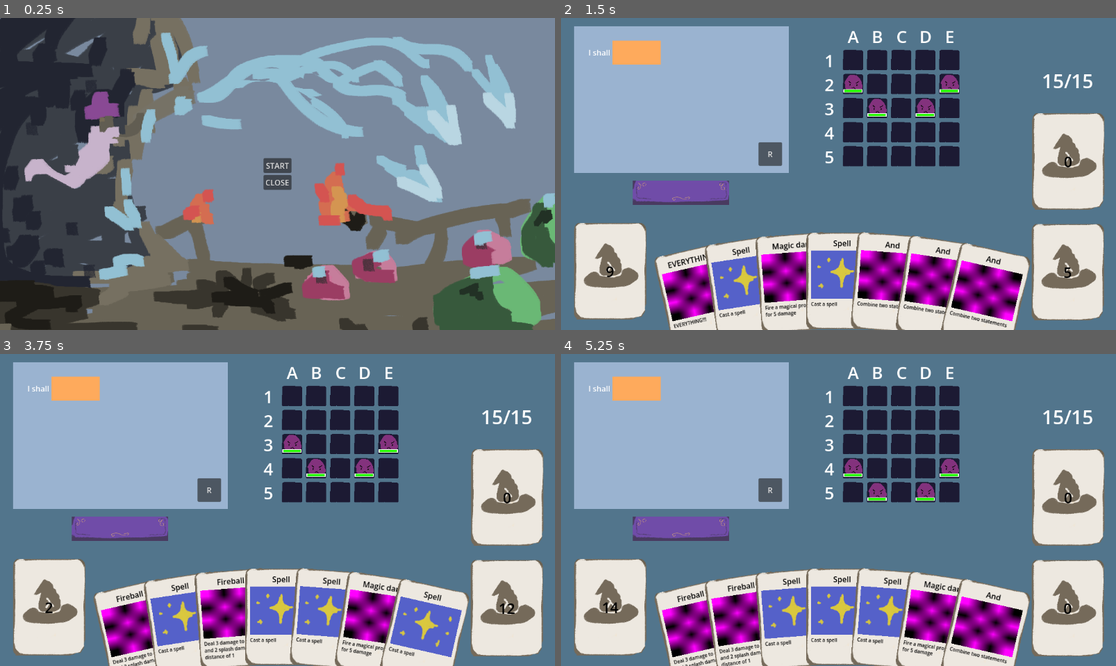
Above: before the commit, frames 1-4 (two rows, left to right).
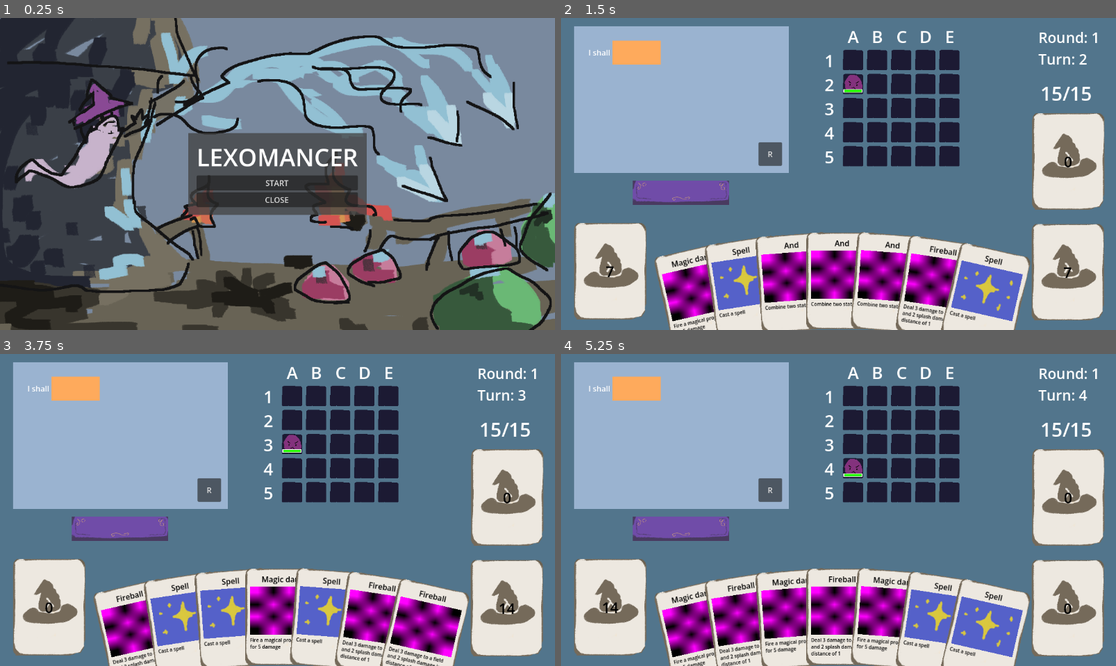
Above: after the commit, the same moments.

Repository: FlyingCheeseDemon/lexomancer
Game: Godot game, scene res://scenes/main.tscn
Same seed, same stepped clock (60 frames per second), same inputs: the game is played once before the commit and once after it.
Inputs (mouse positions are in pixels of both pictures, inside the frame that each line leads up to):
- Up to frame 1 (0.25 s): no input
- Up to frame 2 (1.5 s): click "START" at 0.5 s; click (683, 192) at 1.25 s
- Up to frame 3 (3.75 s): click "R" at 2 s; click "R" at 2.75 s; click (122, 528) at 3.5 s
- Up to frame 4 (5.25 s): click "R" at 4.25 s; click (683, 528) at 5 s

The runs differ from the first frame. In frame 1, 16% of the frame differs, in the area x 1-100%, y 0-100%; in frame 2, 5.0%; in frame 3, 6.3%; in frame 4, 9.0%.

Commit message:
turn structure

Diff:
--- a/1_resources/entities/pink_slime.tres
+++ b/1_resources/entities/pink_slime.tres
@@ -11,4 +11,5 @@
 max_health = 11
 attack_strength = 3
 attack_range = 1
+danger_value = 1
 metadata/_custom_type_script = "uid://2rpjogh47frk"
--- a/1_resources/statements/conj_and.tres
+++ b/1_resources/statements/conj_and.tres
@@ -4,10 +4,11 @@
 
 [resource]
 script = ExtResource("1_fonx7")
-type = 3
 name = "and"
 title = "And"
 card_text = "Combine two statements"
+type = 3
 text = "%0 and %1"
 substatement_types = Array[int]([3, 3])
+rarity = 1
 metadata/_custom_type_script = "uid://bb7ks18k2laji"
--- a/1_resources/statements/mod_root.tres
+++ b/1_resources/statements/mod_root.tres
@@ -8,4 +8,5 @@
 title = "I shall ....."
 text = "I shall %0"
 substatement_types = Array[int]([0])
+rarity = 3
 metadata/_custom_type_script = "uid://bb7ks18k2laji"
--- a/1_resources/statements/mod_spell1.tres
+++ b/1_resources/statements/mod_spell1.tres
@@ -11,4 +11,5 @@
 card_text = "Cast a spell"
 text = "cast %0 at %1"
 substatement_types = Array[int]([2, 1])
+rarity = 3
 metadata/_custom_type_script = "uid://bb7ks18k2laji"
--- a/1_resources/statements/mod_spell2.tres
+++ b/1_resources/statements/mod_spell2.tres
@@ -8,4 +8,5 @@
 title = "Double spell"
 card_text = "Cast a spell twice"
 text = "cast %0 at %1 twice"
+rarity = 1
 metadata/_custom_type_script = "uid://bb7ks18k2laji"
--- a/1_resources/statements/target_a_position.tres
+++ b/1_resources/statements/target_a_position.tres
@@ -4,6 +4,7 @@
 
 [resource]
 script = ExtResource("1_xvdsb")
+name = "a_position"
 type = 1
-name = "a_position"
+rarity = 3
 metadata/_custom_type_script = "uid://bb7ks18k2laji"
--- a/1_resources/statements/target_column_2.tres
+++ b/1_resources/statements/target_column_2.tres
@@ -9,4 +9,5 @@
 card_text = "Column C"
 type = 1
 text = "Col. C"
+rarity = 1
 metadata/_custom_type_script = "uid://bb7ks18k2laji"
--- a/1_resources/statements/target_everywhere.tres
+++ b/1_resources/statements/target_everywhere.tres
@@ -9,4 +9,5 @@
 card_text = "EVERYTHING!!!"
 type = 1
 text = "EVERYTHING!!!"
+rarity = 2
 metadata/_custom_type_script = "uid://bb7ks18k2laji"
--- a/cardgame/hand.gd
+++ b/cardgame/hand.gd
@@ -57,6 +57,7 @@
 	if card in self.get_children():
 		self.remove_child(card)
 		card.disconnect("card_drag_start",card_drag_start)
+		update_full()
 		return true
 	else:
 		return false
@@ -101,6 +102,8 @@
 func update_full() -> void:
 	if self.get_child_count() >= max_hand_size:
 		self.full = true
+	else:
+		self.full = false
 
 func _ready() -> void:
 	sort_children.connect(_on_sort_children)
--- a/scenes/game.tscn
+++ b/scenes/game.tscn
@@ -35,10 +35,10 @@
 texture_normal = ExtResource("6_p57ef")
 
 [node name="PlayerHealthLabel" type="Label" parent="." unique_id=857403667]
-offset_left = 982.0
-offset_top = 99.0
-offset_right = 1122.0
-offset_bottom = 162.0
+offset_left = 979.0
+offset_top = 125.0
+offset_right = 1119.0
+offset_bottom = 188.0
 theme_override_font_sizes/font_size = 40
 text = "10/10"
 horizontal_alignment = 1
@@ -47,6 +47,15 @@
 [node name="Player" parent="." unique_id=577097813 instance=ExtResource("7_u5sy4")]
 max_health = 15
 
+[node name="RoundTurnLabel" type="Label" parent="." unique_id=1565394069]
+offset_left = 991.0
+offset_top = 19.0
+offset_right = 1118.0
+offset_bottom = 106.0
+theme_override_font_sizes/font_size = 30
+text = "Round: 0
+Turn: 0"
+
 [connection signal="cell_clicked" from="Battlefield" to="." method="_on_battlefield_cell_clicked"]
 [connection signal="player_attacked" from="Battlefield" to="." method="_on_battlefield_player_attacked"]
 [connection signal="button_up" from="EndTurnButton" to="." method="_on_end_turn_button_button_up"]
--- /dev/null
+++ b/scenes/game_over.tscn
@@ -0,0 +1,77 @@
+[gd_scene format=3 uid="uid://bohp3fuo3uunj"]
+
+[ext_resource type="Script" uid="uid://cjw6r7upbrkkk" path="res://scripts/game_over.gd" id="1_wqhvx"]
+[ext_resource type="Texture2D" uid="uid://bug6hyw4ndxh6" path="res://0_assets/textures/game_over_splash.png" id="1_xeevv"]
+
+[node name="GameOver" type="CanvasLayer" unique_id=736331444]
+script = ExtResource("1_wqhvx")
+
+[node name="TextureRect" type="TextureRect" parent="." unique_id=1678794466]
+anchors_preset = 15
+anchor_right = 1.0
+anchor_bottom = 1.0
+grow_horizontal = 2
+grow_vertical = 2
+texture = ExtResource("1_xeevv")
+expand_mode = 2
+
+[node name="CenterContainer" type="CenterContainer" parent="TextureRect" unique_id=1497423570]
+layout_mode = 1
+anchors_preset = 15
+anchor_right = 1.0
+anchor_bottom = 1.0
+grow_horizontal = 2
+grow_vertical = 2
+
+[node name="ColorRect" type="ColorRect" parent="TextureRect/CenterContainer" unique_id=458974063]
+custom_minimum_size = Vector2(350, 250)
+layout_mode = 2
+color = Color(0.16206557, 0.1620656, 0.16206554, 0.7294118)
+
+[node name="VBoxContainer" type="VBoxContainer" parent="TextureRect/CenterContainer" unique_id=1409639359]
+layout_mode = 2
+
+[node name="GameOverLabel" type="Label" parent="TextureRect/CenterContainer/VBoxContainer" unique_id=2103538005]
+layout_mode = 2
+theme_override_font_sizes/font_size = 50
+text = "GAME OVER"
+horizontal_alignment = 1
+
+[node name="HBoxContainer" type="GridContainer" parent="TextureRect/CenterContainer/VBoxContainer" unique_id=1413985814]
+layout_mode = 2
+columns = 2
+
+[node name="DaysLabel" type="Label" parent="TextureRect/CenterContainer/VBoxContainer/HBoxContainer" unique_id=856925773]
+layout_mode = 2
+text = "Days survived:"
+
+[node name="DaysLabelAnswer" type="Label" parent="TextureRect/CenterContainer/VBoxContainer/HBoxContainer" unique_id=1434515947]
+layout_mode = 2
+text = "XY"
+
+[node name="EnemiesLabel" type="Label" parent="TextureRect/CenterContainer/VBoxContainer/HBoxContainer" unique_id=1190818167]
+layout_mode = 2
+text = "Enemies vanquished:   "
+
+[node name="EnemiesLabelAnswer" type="Label" parent="TextureRect/CenterContainer/VBoxContainer/HBoxContainer" unique_id=969718736]
+layout_mode = 2
+text = "YZ"
+
+[node name="ProgressLabel" type="Label" parent="TextureRect/CenterContainer/VBoxContainer/HBoxContainer" unique_id=1826641471]
+layout_mode = 2
+text = "Research progress:"
+
+[node name="ProgressLabelAnswer" type="Label" parent="TextureRect/CenterContainer/VBoxContainer/HBoxContainer" unique_id=657084306]
+layout_mode = 2
+text = "5%"
+
+[node name="TitleMenuButton" type="Button" parent="TextureRect/CenterContainer/VBoxContainer" unique_id=432689565]
+layout_mode = 2
+text = "TITLE MENU"
+
+[node name="QuitButton" type="Button" parent="TextureRect/CenterContainer/VBoxContainer" unique_id=1662442830]
+layout_mode = 2
+text = "QUIT"
+
+[connection signal="button_up" from="TextureRect/CenterContainer/VBoxContainer/TitleMenuButton" to="." method="_on_title_menu_button_button_up"]
+[connection signal="button_up" from="TextureRect/CenterContainer/VBoxContainer/QuitButton" to="." method="_on_quit_button_button_up"]
--- a/scenes/main.tscn
+++ b/scenes/main.tscn
@@ -3,6 +3,7 @@
 [ext_resource type="Script" uid="uid://b2bv6fqlsvtbr" path="res://scripts/main.gd" id="1_0wfyh"]
 [ext_resource type="PackedScene" uid="uid://dftvw4lgjvgel" path="res://scenes/main_menu.tscn" id="3_jyhfs"]
 [ext_resource type="PackedScene" uid="uid://cmfqqxx8y14w6" path="res://scenes/pause_menu.tscn" id="3_tbgi4"]
+[ext_resource type="PackedScene" uid="uid://bohp3fuo3uunj" path="res://scenes/game_over.tscn" id="3_tefeu"]
 
 [node name="main" type="Node" unique_id=879389967]
 script = ExtResource("1_0wfyh")
@@ -12,11 +13,17 @@
 [node name="PauseMenu" parent="." unique_id=1042567904 instance=ExtResource("3_tbgi4")]
 visible = false
 
+[node name="GameOver" parent="." unique_id=736331444 instance=ExtResource("3_tefeu")]
+layer = 2
+visible = false
+
 [node name="MainMenu" parent="." unique_id=861764020 instance=ExtResource("3_jyhfs")]
-layer = 2
+layer = 3
 
 [connection signal="quit" from="PauseMenu" to="." method="close_game"]
 [connection signal="resume" from="PauseMenu" to="." method="_on_pause_menu_resume"]
 [connection signal="to_title" from="PauseMenu" to="." method="_on_pause_menu_to_title"]
+[connection signal="quit_game" from="GameOver" to="." method="close_game"]
+[connection signal="to_title_menu" from="GameOver" to="." method="_on_game_over_to_title_menu"]
 [connection signal="game_close" from="MainMenu" to="." method="close_game"]
 [connection signal="game_start" from="MainMenu" to="." method="_on_main_menu_game_start"]
--- a/scenes/main_menu.tscn
+++ b/scenes/main_menu.tscn
@@ -23,8 +23,18 @@
 grow_horizontal = 2
 grow_vertical = 2
 
+[node name="ColorRect" type="ColorRect" parent="TextureRect/CenterContainer" unique_id=1231680596]
+custom_minimum_size = Vector2(370, 170)
+layout_mode = 2
+color = Color(0.2592937, 0.2592937, 0.2592937, 0.7647059)
+
 [node name="VBoxContainer" type="VBoxContainer" parent="TextureRect/CenterContainer" unique_id=1117518531]
 layout_mode = 2
+
+[node name="Label" type="Label" parent="TextureRect/CenterContainer/VBoxContainer" unique_id=919654914]
+layout_mode = 2
+theme_override_font_sizes/font_size = 50
+text = "LEXOMANCER"
 
 [node name="StartButton" type="Button" parent="TextureRect/CenterContainer/VBoxContainer" unique_id=2064222677]
 layout_mode = 2
--- a/scripts/battlefield.gd
+++ b/scripts/battlefield.gd
@@ -28,6 +28,21 @@
 		var lab = RowColLabel.constructor(char(i+1+64))
 		lab.position = battlefield_grid_node.map_to_local(Vector2i(i,-1))+label_offset
 		row_col_label_parent.add_child(lab)
+
+func clear_field() -> void:
+	for i in range(width):
+		for j in range(height):
+			var entity = battlefield_grid[i][j]
+			if entity:
+				entity.queue_free()
+			battlefield_grid[i][j] = null
+
+func is_empty() -> bool:
+	for i in range(width):
+		for j in range(height):
+			if battlefield_grid[i][j]:
+				return false
+	return true
 
 func add_entity(new_entity:Entity,coordinate:Vector2i) -> bool: # returns success
 	if not coordinate_in_bounds(coordinate):
--- a/scripts/card_areas.gd
+++ b/scripts/card_areas.gd
@@ -9,6 +9,8 @@
 @onready var reset_button:Button = $ResetSpellBookButton
 
 @onready var statement_manager:StatementManager = $StatementManager
+
+var cards_to_draw_at_beginning_of_turn = 7
 
 func _ready() -> void:
 	hand.connect("mouse_entered",_on_hand_mouse_enter.bind(hand))
@@ -42,11 +44,20 @@
 
 	deck.shuffle()
 
-	for i in range(5):
-		var drawn_card = deck.draw()
-		hand.add_card(drawn_card)
+	self.set_root_spell()
 
-	self.set_root_spell()
+func reset_deck() -> void:
+	# put cards back
+	for card_ctrl in hand.get_children():
+		hand.remove_card(card_ctrl)
+		deck.add_top_deck(card_ctrl.card)
+		card_ctrl.queue_free()
+
+	while used.get_length():
+		deck.add_top_deck(used.draw())
+
+	while discard.get_length():
+		deck.add_top_deck(discard.draw())
 
 func _input(event:InputEvent) -> void:
 	if event is InputEventMouseButton and event.button_index == MOUSE_BUTTON_RIGHT:
@@ -83,6 +94,18 @@
 func _on_hand_mouse_exit(hovered_hand:Hand) -> void:
 	hovered_hand.hover_card_stop()
 
+func start_turn_card_management() -> void:
+	for i in range(cards_to_draw_at_beginning_of_turn):
+		if deck.get_length() == 0:
+			deck.card_list = discard.card_list
+			discard.card_list = []
+			deck.update_counter()
+			discard.update_counter()
+			deck.shuffle()
+
+		var card:Card = deck.draw()
+		hand.add_card(card)
+
 func end_turn_card_management() -> void:
 	# discard remaining hand
 	for card_ctrl in hand.get_children():
@@ -94,17 +117,6 @@
 	while used.get_length():
 		discard.add_top_deck(used.draw())
 
-	# redraw to ... idk 7?
-	for i in range(7):
-		if deck.get_length() == 0:
-			deck.card_list = discard.card_list
-			discard.card_list = []
-			deck.update_counter()
-			discard.update_counter()
-			deck.shuffle()
-
-		var card:Card = deck.draw()
-		hand.add_card(card)
 
 func add_statement_to_spellbook(target:Statement,index:int, stat:Statement) -> void:
 	spell_book.add_statement(target,index, stat)
--- a/scripts/entity_data.gd
+++ b/scripts/entity_data.gd
@@ -10,3 +10,5 @@
 @export var max_health: int
 @export var attack_strength: int
 @export var attack_range: int
+
+@export var danger_value: int
--- a/scripts/entity_manager.gd
+++ b/scripts/entity_manager.gd
@@ -26,3 +26,23 @@
 	var entity:EntityData = entity_dictionary[key]
 	var entity_object := Entity.constructor(entity)
 	return entity_object
+
+func sort_entity_data_by_danger_value_descending(a:String,b:String) -> bool:
+	var entity_data_a:EntityData = entity_dictionary[a]
+	var entity_data_b:EntityData = entity_dictionary[b]
+	if entity_data_a.danger_value > entity_data_b.danger_value:
+		return true
+	return false
+
+func get_sorted_entity_name_list_descending_danger_value() -> Array[String]:
+	if len(entity_dictionary.keys()) == 0:
+		initialize_entity_dict();
+	var entity_list:Array = entity_dictionary.keys().duplicate()
+	entity_list.sort_custom(sort_entity_data_by_danger_value_descending)
+	return entity_list
+
+func get_enemies_danger_value_by_name(name:String) -> int:
+	if len(entity_dictionary.keys()) == 0:
+		initialize_entity_dict();
+	var entity_data:EntityData = entity_dictionary[name]
+	return entity_data.danger_value
--- a/scripts/enums.gd
+++ b/scripts/enums.gd
@@ -1,3 +1,4 @@
 class_name ENUMS
 
 enum ST_TYPES {MODIFYING, TARGET, EFFECT, CONJUNCTION, ENTITY}
+enum ST_RARITIES {COMMON,RARE,VERY_RARE,UNIQUE}
--- a/scripts/game.gd
+++ b/scripts/game.gd
@@ -9,8 +9,16 @@
 @onready var card_manager:CanvasLayer = $CardAreas
 @onready var player_health_label:Label = $PlayerHealthLabel
 @onready var player:Player = $Player
+@onready var round_turn_label:Label = $RoundTurnLabel
 
 const scene = "res://scenes/game.tscn"
+
+var round_number:int = 0
+var turn_number:int = 0
+var remaining_enemies:Array[String] = []
+var spawn_rate = 3
+
+signal game_over
 
 static func constructor() -> Game:
 	var self_scene = load(scene)
@@ -18,25 +26,75 @@
 	return obj
 
 func _ready() -> void:
-	var enemy:Entity
-	var positions = [
-		Vector2i(0,0),
-		Vector2i(4,0),
-		Vector2i(1,1),
-		Vector2i(3,1),
-	]
-	for position in positions:
-		enemy = entity_manager.get_entity_by_name("pink_slime")
-		battlefield.add_entity(enemy,position)
+	start_round()
 	update_player_health_label()
 
-func _on_end_turn_button_button_up() -> void:
+func start_turn() -> void:
+	turn_number += 1
+	_update_round_turn_label()
+	if len(remaining_enemies) != 0:
+		var enemies_to_spawn:int = min(spawn_rate,len(remaining_enemies))
+		var columns_to_spawn:Array[int] = [0,1,2,3,4]
+		columns_to_spawn.shuffle()
+		for i in range(enemies_to_spawn):
+			var position = Vector2i(columns_to_spawn[i],0)
+			var enemy_name = remaining_enemies.pop_front()
+			var enemy = entity_manager.get_entity_by_name(enemy_name)
+			battlefield.add_entity(enemy,position)
+	card_manager.start_turn_card_management()
+
+func end_turn() -> void:
 	var root_spell:Statement = card_manager.get_root_spell()
 	if root_spell.check_executable_recursively():
 		root_spell.execute(self)
+
 	card_manager.reset_spell_blook()
 	card_manager.end_turn_card_management()
+	#why do dead entities still bite me?? also the round doesn't end until one turn too late
 	battlefield.end_of_turn_enitity_management()
+	if battlefield.is_empty():
+		end_round()
+	else:
+		start_turn()
+
+func start_round() -> void:
+	round_number += 1
+	turn_number = 0
+	_update_round_turn_label()
+	var budget:int = generate_round_budget()
+	remaining_enemies = generate_enemy_set(budget)
+	start_turn()
+
+func end_round() -> void:
+	_reset_board()
+
+	# award cards here, any events
+	start_round() # for now
+
+func _reset_board() -> void:
+	battlefield.clear_field()
+	card_manager.reset_deck()
+	card_manager.reset_spell_blook()
+
+func generate_round_budget() -> int:
+	return 1
+	return floor(0.2*round_number*round_number + 0.5*round_number+4)
+
+func generate_enemy_set(budget:int) -> Array[String]:
+	var enemy_name_list:Array = entity_manager.get_sorted_entity_name_list_descending_danger_value()
+	var enemy_to_generate_list:Array[String] = []
+	var index = 0
+	while budget > 0:
+		if budget >= entity_manager.get_enemies_danger_value_by_name(enemy_name_list[index]):
+			enemy_to_generate_list.append(enemy_name_list[index])
+			budget -= entity_manager.get_enemies_danger_value_by_name(enemy_name_list[index])
+		else:
+			index += 1
+	enemy_to_generate_list.reverse() # the easy enemies come first
+	return enemy_to_generate_list
+
+func _on_end_turn_button_button_up() -> void:
+	end_turn()
 
 func _on_battlefield_cell_clicked(event:InputEvent,pos_clicked:Vector2i) -> void:
 	card_manager.generate_ephemeral_position_card(pos_clicked)
@@ -50,7 +108,11 @@
 	update_player_health_label()
 
 func _on_player_i_died() -> void:
-	pass # TODO: GAME OVER
+	game_over.emit()
 
 func _on_battlefield_player_attacked(attack_damage:int) -> void:
 	player.reduce_health(attack_damage)
+
+func _update_round_turn_label() -> void:
+	var text:String = "Round: " + str(round_number) + "\nTurn: " + str(turn_number)
+	round_turn_label.text = text
--- /dev/null
+++ b/scripts/game_over.gd
@@ -0,0 +1,11 @@
+extends CanvasLayer
+
+signal quit_game
+signal to_title_menu
+
+func _on_title_menu_button_button_up() -> void:
+	to_title_menu.emit()
+
+
+func _on_quit_button_button_up() -> void:
+	quit_game.emit()
--- a/scripts/main.gd
+++ b/scripts/main.gd
@@ -2,6 +2,7 @@
 
 @onready var main_menu := $MainMenu
 @onready var pause_menu := $PauseMenu
+@onready var game_over_menu := $GameOver
 @onready var game_container := $GameContainer
 
 func _ready() -> void:
@@ -10,16 +11,31 @@
 func _on_main_menu_game_start() -> void:
 	var new_game := Game.constructor()
 	game_container.add_child(new_game)
+	new_game.connect("game_over",on_game_over)
 	main_menu.hide()
 	pause_menu.hide()
+	game_over_menu.hide()
+
+func on_game_over() -> void:
+	for game in game_container.get_children():
+		game.queue_free()
+	pause_menu.hide()
+	game_over_menu.show()
 
 func close_game() -> void:
 	get_tree().quit()
 
 func _on_pause_menu_to_title() -> void:
 	main_menu.show()
+	pause_menu.hide()
 	for game in game_container.get_children():
 		game.queue_free()
 
 func _on_pause_menu_resume() -> void:
 	pause_menu.hide()
+
+func _on_game_over_to_title_menu() -> void:
+	main_menu.show()
+	game_over_menu.hide()
+	for game in game_container.get_children():
+		game.queue_free()
--- a/scripts/main_menu.gd
+++ b/scripts/main_menu.gd
@@ -1,7 +1,4 @@
 extends CanvasLayer
-
-@onready var start_button := $TextureRect/CenterContainer/VBoxContainer/StartButton
-@onready var close_button := $TextureRect/CenterContainer/VBoxContainer/Close
 
 signal game_start
 signal game_close
--- a/scripts/pause_menu.gd
+++ b/scripts/pause_menu.gd
@@ -1,7 +1,4 @@
 extends CanvasLayer
-
-@onready var start_button := $TextureRect/CenterContainer/VBoxContainer/StartButton
-@onready var close_button := $TextureRect/CenterContainer/VBoxContainer/Close
 
 signal resume
 signal to_title
--- a/scripts/statement_data.gd
+++ b/scripts/statement_data.gd
@@ -12,3 +12,6 @@
 @export var type:ENUMS.ST_TYPES
 @export_multiline var text:String
 @export var substatement_types:Array[ENUMS.ST_TYPES] = []
+
+@export_category("Tags")
+@export var rarity:ENUMS.ST_RARITIES
Binary file added: 0_assets/textures/game_over_splash.png
Not shown, added: 0_assets/textures/game_over_splash.png.import
Binary file changed: 0_assets/textures/title_screen.png
Not shown, added: scripts/game_over.gd.uid
Not shown, added: 0_assets/textures/game_over_splash.png~
Not shown, added: 0_assets/textures/title_screen.png~
